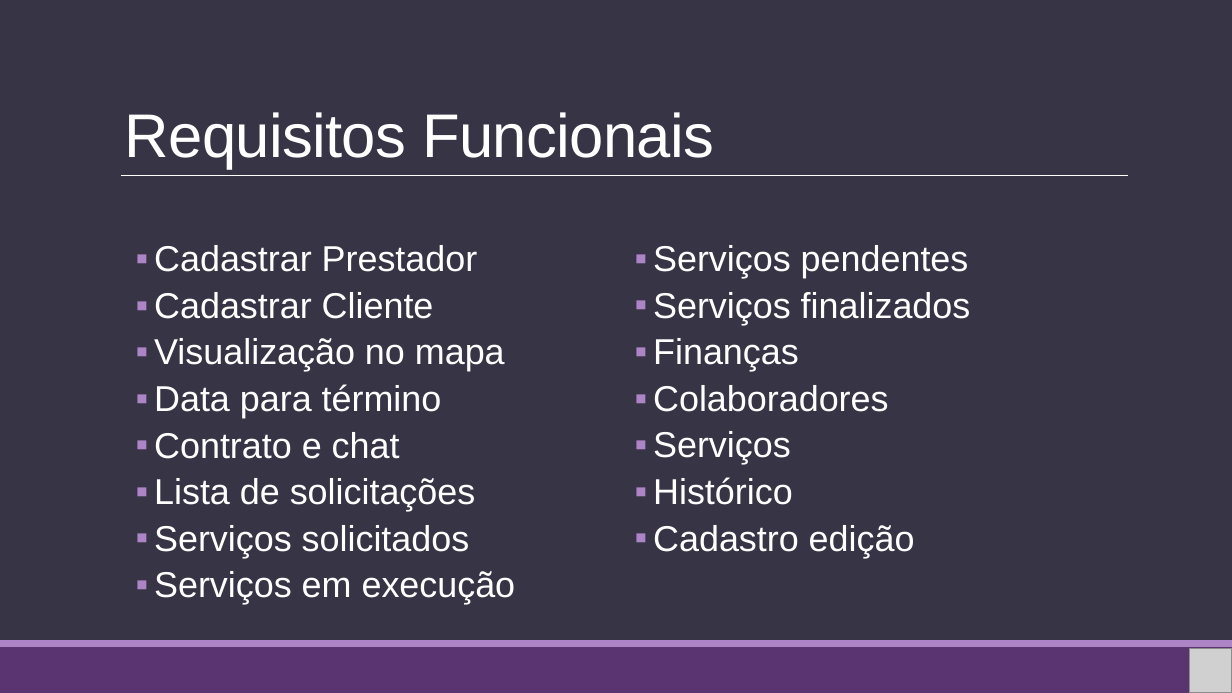
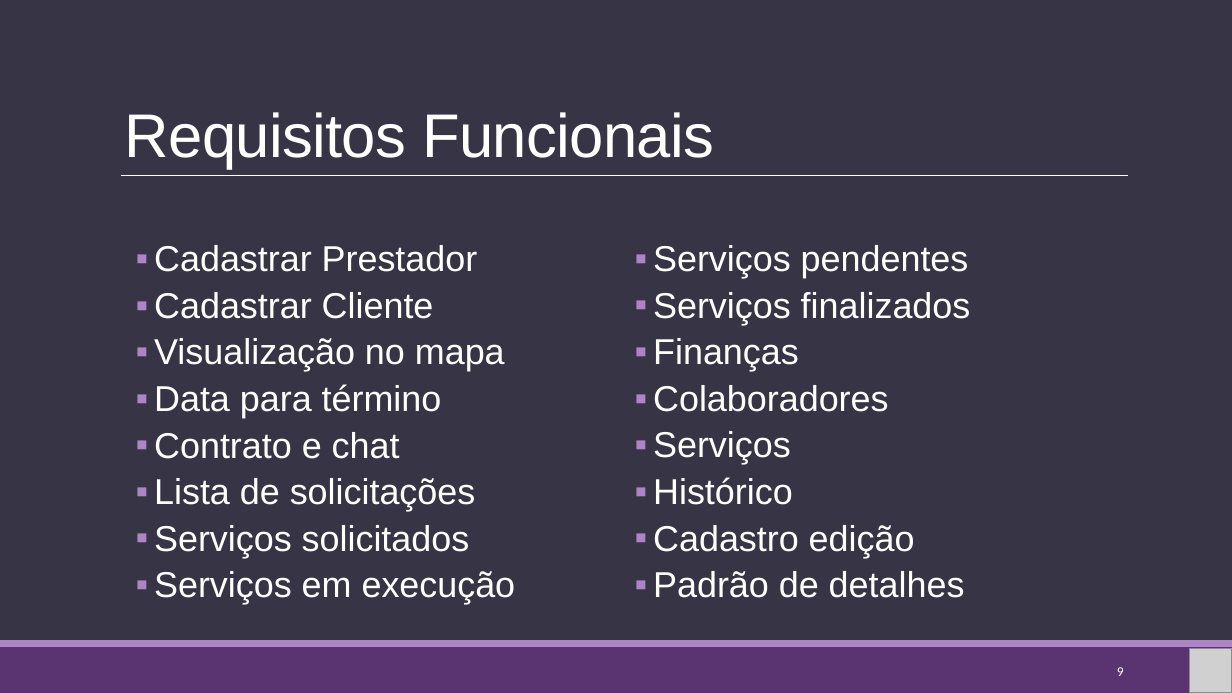
Before and after one commit to ronaldobini/TCC, a slide deck: slide 9 of TCC/documentacao/ServitibaPP.pptx. Drawn at 1232x693 pixels with LibreOffice and Linux fonts; fonts in the diff are those of the drawing; grey boxes stand for pictures. Boxes give left, top, right and bottom in pixels: in the first picture for what was removed or moved away, otherwise in the second. Text is boxed around its words. In the diff, an @@ line names an element or a change of style, - is before the commit and + after.

```diff
--- a/TCC/documentacao/ServitibaPP.pptx
+++ b/TCC/documentacao/ServitibaPP.pptx
@@ text at (653, 571, 965, 598): paragraph added @@
+  ▪ Padrão de detalhes
@@ page number added at (1117, 667, 1124, 676), 10.5 pt, text #FFFFFF @@
+9
```
Also in this commit, not shown: 13 other slides changed.
